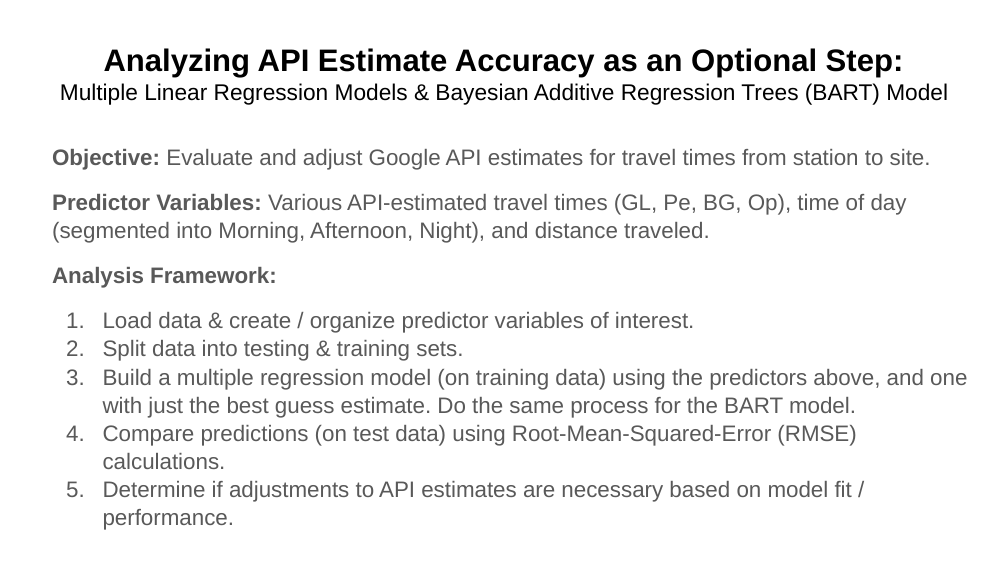
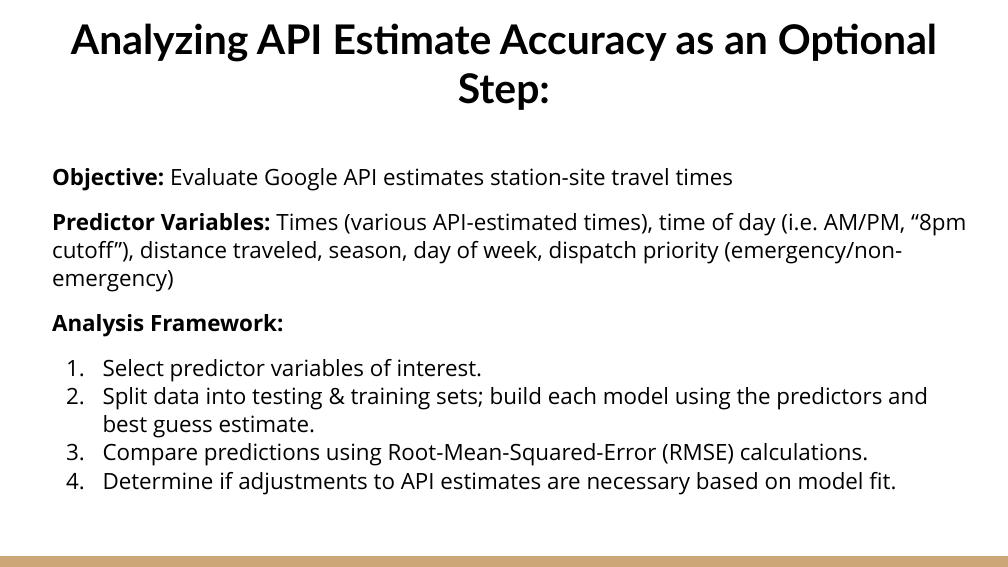
Before and after one commit to KenYe23/STA470S, a slide deck: slide 9 of EMS Stations Project/EMS_Station_Location.pptx (slide 11 before the commit). Drawn at 1008x567 pixels with LibreOffice and Linux fonts; fonts in the diff are those of the drawing. Boxes give left, top, right and bottom in pixels: in the first picture for what was removed or moved away, otherwise in the second. Text is boxed around its words. In the diff, an @@ line names an element or a change of style, - is before the commit and + after.

```diff
--- a/EMS Stations Project/EMS_Station_Location.pptx
+++ b/EMS Stations Project/EMS_Station_Location.pptx
@@ title "Analyzing API Estimate Accuracy as ...": place and size @@
-title "Analyzing API Estimate Accuracy as ..." at box(60, 48, 948, 105)
+title "Analyzing API Estimate Accuracy as ..." at box(71, 23, 937, 110)
@@ title "Analyzing API Estimate Accuracy as ..." at box(71, 23, 937, 110): size 22.2 to 29.2 pt, font Arial to Lato; vertical alignment top to bottom @@
@@ title at box(60, 83, 948, 105): paragraph removed @@
-Multiple Linear Regression Models & Bayesian Additive Regression Trees (BART) Model
@@ text "Objective: Evaluate Google API estimates ...": place and size @@
-text "Objective: Evaluate Google API estimates ..." at box(52, 149, 967, 530)
+text "Objective: Evaluate Google API estimates ..." at box(52, 168, 966, 494)
@@ text at box(52, 168, 966, 292): text changed; font Arial to Open Sans; text colour #595959 to #000000 @@
-Objective: Evaluate and adjust Google API estimates for travel times from station to site.
-Predictor Variables: Various API-estimated travel times (GL, Pe, BG, Op), time of day (segmented into Morning, Afternoon, Night), and distance traveled.
+Objective: Evaluate Google API estimates station-site travel times
+Predictor Variables: Times (various API-estimated times), time of day (i.e. AM/PM, “8pm cutoff”), distance traveled, season, day of week, dispatch priority (emergency/non-emergency)
@@ text at box(52, 314, 283, 336): font Arial to Open Sans, text colour #595959 to #000000 in "Analysis Framework:" @@
@@ text at box(103, 359, 928, 494): text changed; font Arial to Open Sans; text colour #595959 to #000000 @@
-1. Load data & create / organize predictor variables of interest.
-2. Split data into testing & training sets.
-3. Build a multiple regression model (on training data) using the predictors above, and one with just the best guess estimate. Do the same process for the BART model.
-4. Compare predictions (on test data) using Root-Mean-Squared-Error (RMSE) calculations.
-5. Determine if adjustments to API estimates are necessary based on model fit / performance.
+1. Select predictor variables of interest.
+2. Split data into testing & training sets; build each model using the predictors and best guess estimate.
+3. Compare predictions using Root-Mean-Squared-Error (RMSE) calculations.
+4. Determine if adjustments to API estimates are necessary based on model fit.
@@ rectangle added at box(0, 556, 1008, 567), fill #CCA677 @@
```
Also in this commit, not shown: 16 other slides changed, 2 slides added, 4 slides removed, 1 other file.
